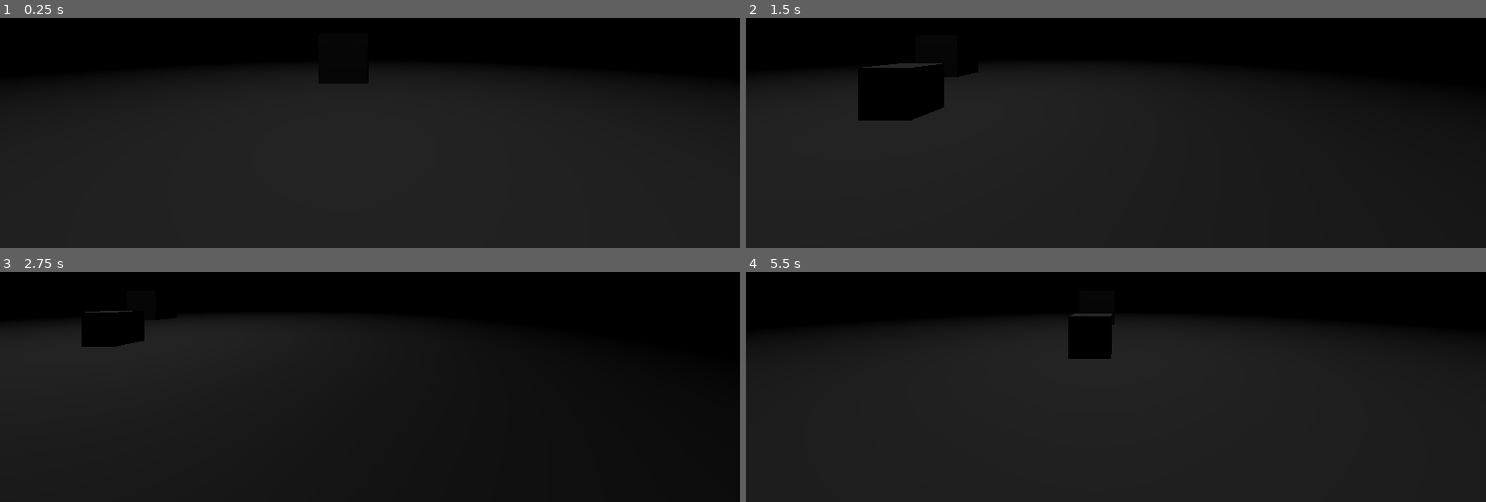
Above: before the commit, frames 1-4 (two rows, left to right).
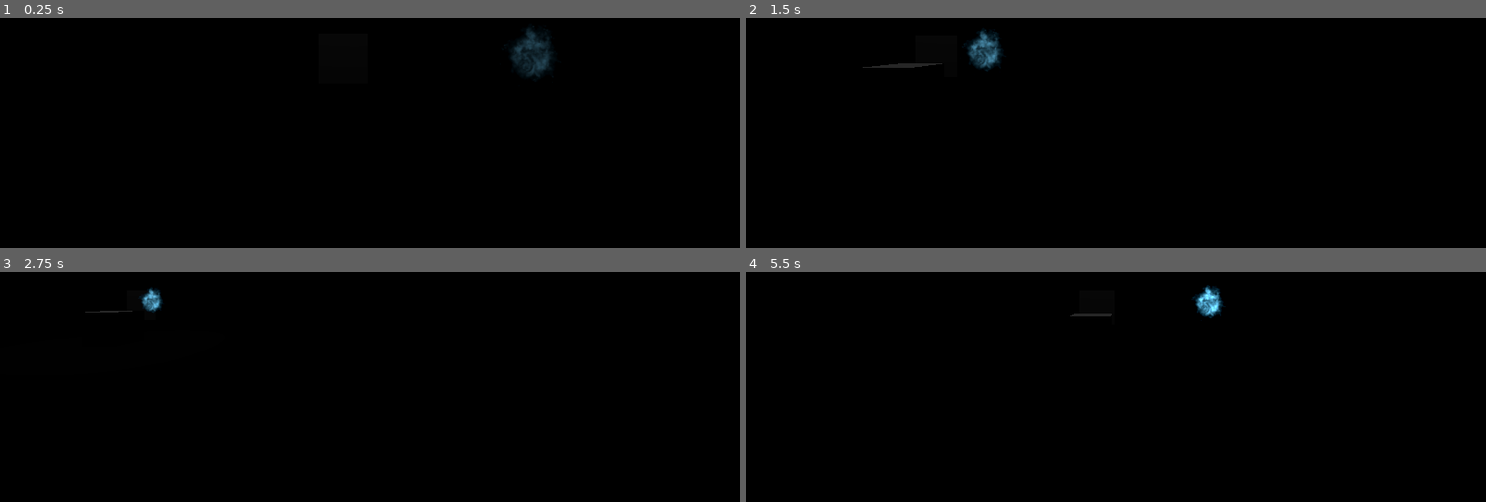
Above: after the commit, the same moments.

Repository: rafaelva-z/GameName
Game: Godot game, scene res://scenes/level.tscn
Two runs of this game, one before a commit and one after it. Both use one fixed random seed, a clock stepped at 60 frames per second and the inputs below.
Inputs:
- Up to frame 1 (0.25 s): no input
- Up to frame 2 (1.5 s): tap Enter (ui_accept) at 0.5, 0.77 s; hold Right (ui_right) 0.53-1.28 s; hold Down (ui_down) from 1.28 s (still down)
- Up to frame 3 (2.75 s): tap Enter (ui_accept) at 1.52 s; release Down (ui_down) at 2.03 s; hold Right (ui_right) from 2.03 s (still down)
- Up to frame 4 (5.5 s): release Right (ui_right) at 2.78 s; hold Up (ui_up) 2.78-3.53 s; tap Enter (ui_accept) at 3.02, 3.77, 4.52 s; hold Left (ui_left) 3.53-5.03 s; hold Down (ui_down) from 5.03 s (still down)

The runs differ from the first frame. In frame 1, 69% of the frame differs, in the area x 0-100%, y 3-100%; in frame 2, 55%; in frame 3, 27%; in frame 4, 70%, in the area x 0-100%, y 5-100%.

Commit message:
Light blorb and assets

Diff:
--- a/project.godot
+++ b/project.godot
@@ -12,7 +12,7 @@
 
 config/name="Gamejam Test"
 run/main_scene="res://scenes/level.tscn"
-config/features=PackedStringArray("4.2", "GL Compatibility")
+config/features=PackedStringArray("4.3", "GL Compatibility")
 config/icon="res://icon.svg"
 
 [dotnet]
--- a/scenes/level.tscn
+++ b/scenes/level.tscn
@@ -1,6 +1,8 @@
-[gd_scene load_steps=8 format=3 uid="uid://2ra5jc6iex42"]
+[gd_scene load_steps=14 format=3 uid="uid://2ra5jc6iex42"]
 
+[ext_resource type="Texture2D" uid="uid://bfvqnm2kkjexf" path="res://assets/addons/kenney_particle_pack/circle_04.png" id="1_3mcev"]
 [ext_resource type="PackedScene" uid="uid://5umcx7eqlgfn" path="res://scenes/player.tscn" id="1_gemp0"]
+[ext_resource type="Texture2D" uid="uid://b5qe37uqxpmjo" path="res://assets/addons/kenney_particle_pack/fire_02.png" id="3_3jqut"]
 
 [sub_resource type="BoxMesh" id="BoxMesh_vanro"]
 size = Vector3(1000, 0.1, 40)
@@ -11,11 +13,38 @@
 [sub_resource type="BoxMesh" id="BoxMesh_hipgp"]
 size = Vector3(1000, 0.1, 1000)
 
+[sub_resource type="StandardMaterial3D" id="StandardMaterial3D_hx446"]
+albedo_texture = ExtResource("1_3mcev")
+
 [sub_resource type="BoxMesh" id="BoxMesh_17it1"]
 
 [sub_resource type="BoxShape3D" id="BoxShape3D_oncuu"]
 
 [sub_resource type="BoxMesh" id="BoxMesh_kmna0"]
+
+[sub_resource type="ParticleProcessMaterial" id="ParticleProcessMaterial_cg7sw"]
+lifetime_randomness = 0.24
+inherit_velocity_ratio = 0.341
+orbit_velocity_min = 9.49949e-08
+orbit_velocity_max = 9.49949e-08
+gravity = Vector3(2.08165e-12, 2.08165e-12, 2.08165e-12)
+color = Color(0.156332, 0.285656, 0.347546, 1)
+turbulence_influence_max = 0.248
+turbulence_initial_displacement_min = 2.0
+turbulence_initial_displacement_max = 3.0
+
+[sub_resource type="StandardMaterial3D" id="StandardMaterial3D_7au4m"]
+blend_mode = 1
+shading_mode = 0
+vertex_color_use_as_albedo = true
+albedo_texture = ExtResource("3_3jqut")
+billboard_mode = 3
+particles_anim_h_frames = 1
+particles_anim_v_frames = 1
+particles_anim_loop = false
+
+[sub_resource type="QuadMesh" id="QuadMesh_kqt6y"]
+material = SubResource("StandardMaterial3D_7au4m")
 
 [node name="Level" type="Node3D"]
 
@@ -80,6 +109,7 @@
 metadata/_edit_group_ = true
 
 [node name="MeshInstance3D" type="MeshInstance3D" parent="Environment/Floor"]
+material_override = SubResource("StandardMaterial3D_hx446")
 mesh = SubResource("BoxMesh_hipgp")
 
 [node name="CollisionShape3D" type="CollisionShape3D" parent="Environment/Floor"]
@@ -108,3 +138,21 @@
 
 [node name="CharacterBody3D" parent="." instance=ExtResource("1_gemp0")]
 transform = Transform3D(1, 0, 0, 0, 1, 0, 0, 0, 1, 0.376084, -0.144124, 4.60989)
+
+[node name="orb" type="Node3D" parent="."]
+
+[node name="GPUParticles3D" type="GPUParticles3D" parent="orb"]
+transform = Transform3D(1, 0, 0, 0, 1, 0, 0, 0, 1, 2.17823, 1.20589, 1.59532)
+cast_shadow = 0
+amount = 4
+lifetime = 4.0
+fixed_fps = 25
+process_material = SubResource("ParticleProcessMaterial_cg7sw")
+draw_pass_1 = SubResource("QuadMesh_kqt6y")
+
+[node name="smoke" type="Node3D" parent="."]
+
+[node name="CPUParticles3D" type="CPUParticles3D" parent="smoke"]
+transform = Transform3D(1, 0, 0, 0, 1, 0, 0, 0, 1, 2.66565, 1.14886, -1.09397)
+emission_shape = 1
+emission_sphere_radius = 13.41
Not shown, added: assets/addons/kenney_particle_pack/LICENSE.txt
Binary file added: assets/addons/kenney_particle_pack/circle_01.png
Not shown, added: assets/addons/kenney_particle_pack/circle_01.png.import
Binary file added: assets/addons/kenney_particle_pack/circle_02.png
Not shown, added: assets/addons/kenney_particle_pack/circle_02.png.import
Binary file added: assets/addons/kenney_particle_pack/circle_03.png
Not shown, added: assets/addons/kenney_particle_pack/circle_03.png.import
Binary file added: assets/addons/kenney_particle_pack/circle_04.png
Not shown, added: assets/addons/kenney_particle_pack/circle_04.png.import
Binary file added: assets/addons/kenney_particle_pack/circle_05.png
Not shown, added: assets/addons/kenney_particle_pack/circle_05.png.import
Binary file added: assets/addons/kenney_particle_pack/dirt_01.png
(and 183 more such lines)
